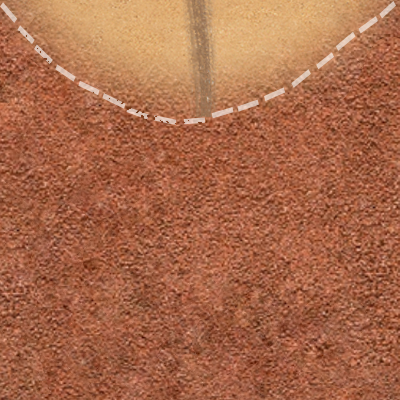
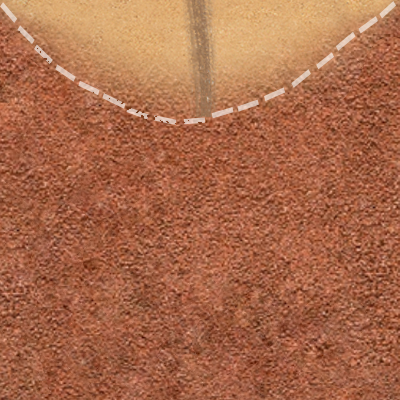
Before/after of a 400×400 layered artwork. What changed in the layer stack:
painted on "Линия 17" over [3, 10, 17, 23]
painted on "Слой 2" over [0, 0, 400, 41]
